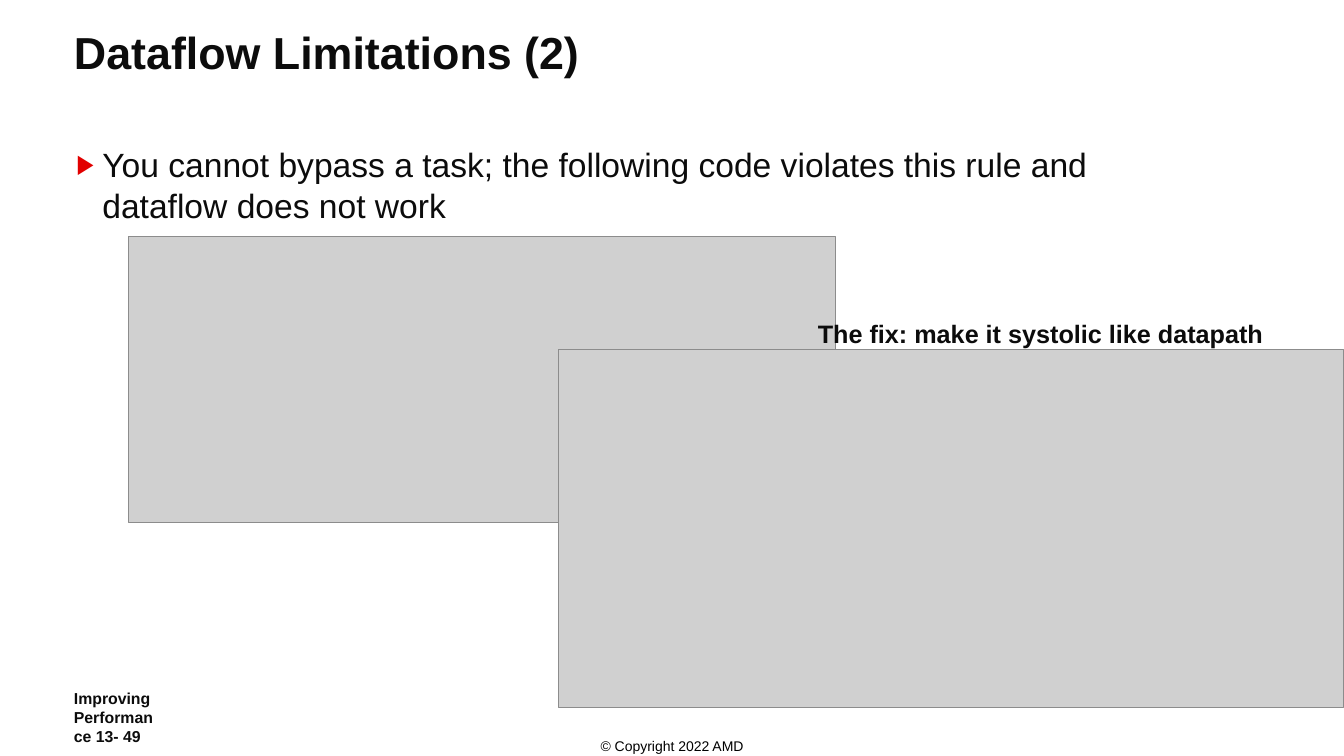
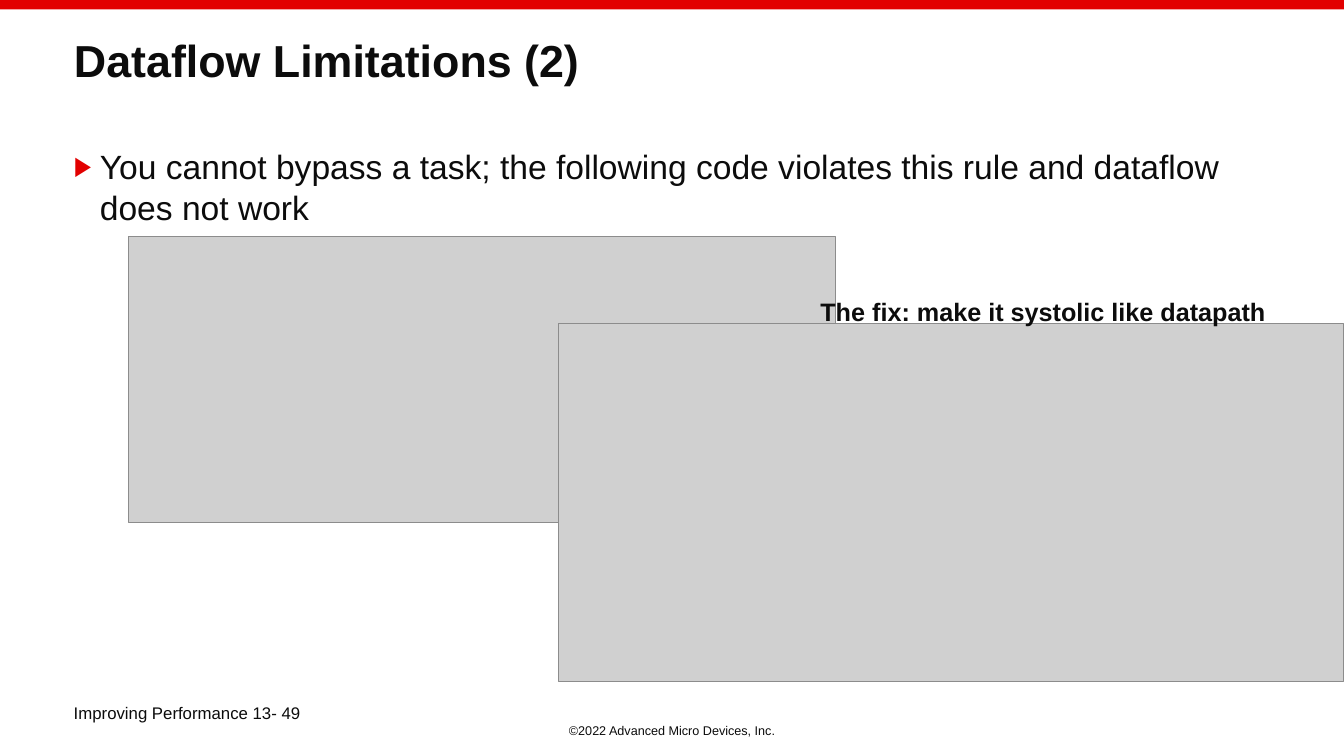
Before and after one commit to ChunxuGuo/High-Level-Synthesis-Flow-on-Zynq-using-Vitis-HLS, a slide deck: slide 49 of vitis_slides/13_Improving_Performance.PPTX. Drawn at 1344x756 pixels with LibreOffice and Linux fonts; fonts in the diff are those of the drawing; grey boxes stand for pictures; background and template pictures are left out. Boxes give left, top, right and bottom in pixels: in the first picture for what was removed or moved away, otherwise in the second. Text is boxed around its words. In the diff, an @@ line names an element or a change of style, - is before the commit and + after.

```diff
--- a/vitis_slides/13_Improving_Performance.PPTX
+++ b/vitis_slides/13_Improving_Performance.PPTX
@@ rectangle added at (0,0,1344,9), fill #E20000 @@
@@ title "Dataflow Limitations (2)": place and size @@
-title "Dataflow Limitations (2)" at (74,36,579,78)
+title "Dataflow Limitations (2)" at (74,44,579,86)
@@ text "You cannot bypass a task; ..." rewrapped from (102,152,1087,219) to (100,154,1219,221) @@
@@ text "The fix: make it systolic ...": place and size @@
-text "The fix: make it systolic ..." at (818,323,1263,349)
+text "The fix: make it systolic ..." at (820,301,1265,327)
@@ picture: place and size @@
-picture at (559,349,1344,707)
+picture at (559,324,1344,682)
@@ text at (74,707,301,723): size 11.3 to 12 pt, bold off; vertical alignment middle to top @@
@@ text at (569,726,775,737): text changed; size 10 to 9 pt; text colour #000000 to #0C0C0C @@
-© Copyright 2022 AMD
+©2022 Advanced Micro Devices, Inc.
```
Also in this commit, not shown: 84 other slides changed, 2 slides added, 9 other files.
